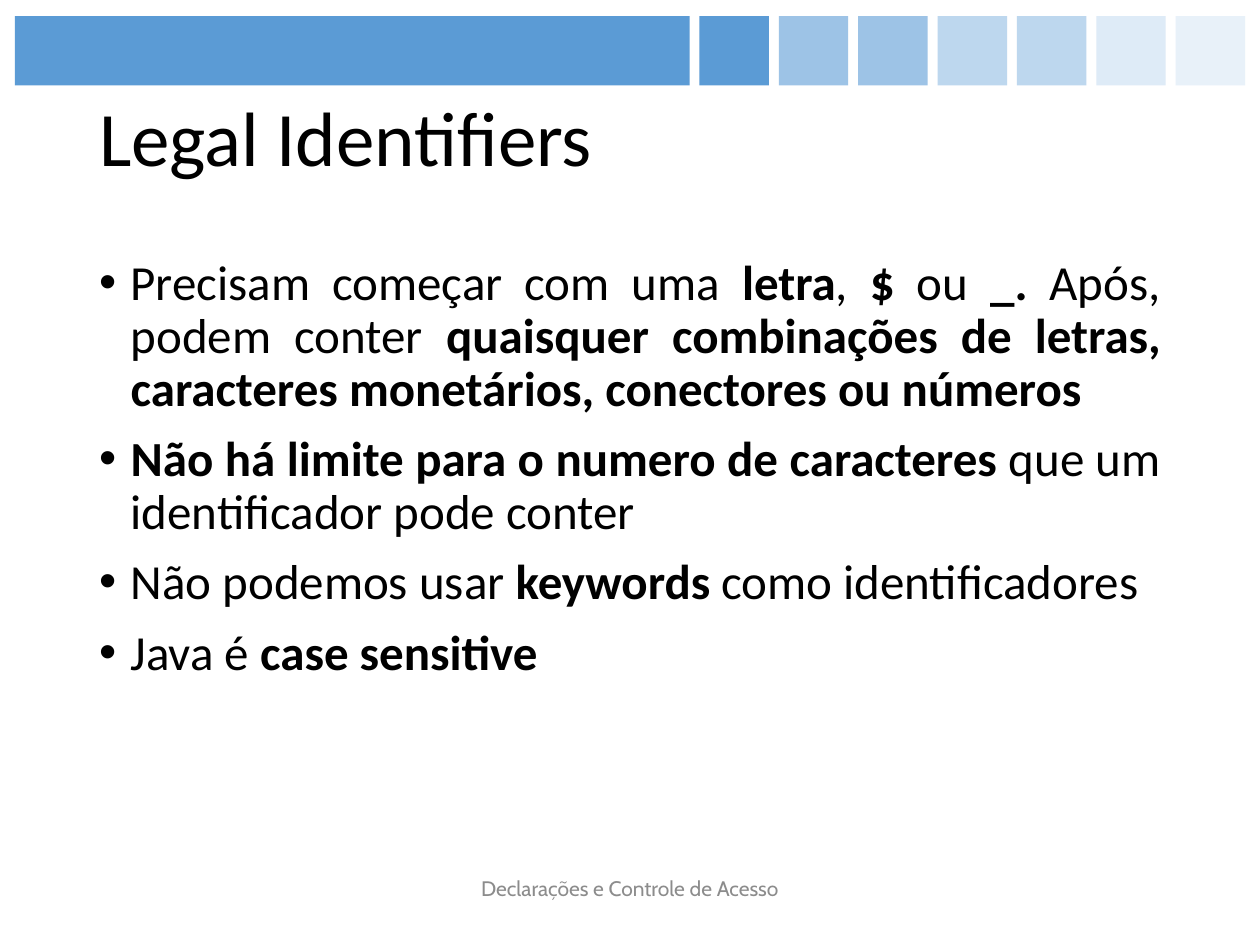
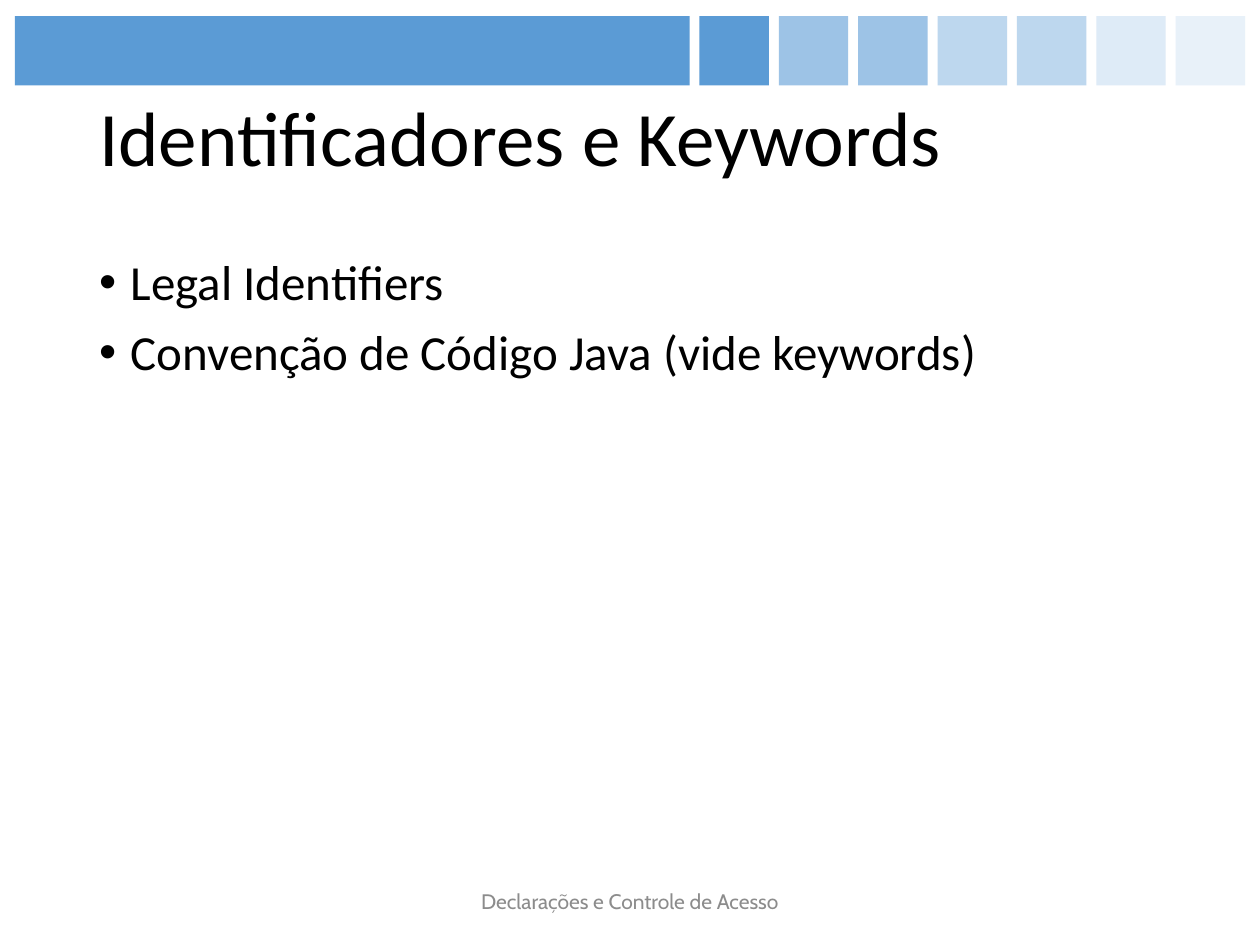
Before and after one commit to figueiredojrr/treinamentoJavaSeOcaAgosto, a slide deck: slide 7 of TreinamentoJavaSeOca/documentos/apresentação/OCA.pptx. Drawn at 1260x945 pixels with LibreOffice and Linux fonts; fonts in the diff are those of the drawing. Boxes give left, top, right and bottom in pixels: in the first picture for what was removed or moved away, otherwise in the second. Text is boxed around its words. In the diff, an @@ line names an element or a change of style, - is before the commit and + after.

```diff
--- a/TreinamentoJavaSeOca/documentos/apresentação/OCA.pptx
+++ b/TreinamentoJavaSeOca/documentos/apresentação/OCA.pptx
@@ title at box(99, 112, 941, 179): text changed @@
-Legal Identifiers
+Identificadores e Keywords
@@ text at box(131, 266, 976, 379): text changed; bold off @@
-• Precisam começar com uma letra, $ ou _. Após, podem conter quaisquer combinações de letras, caracteres monetários, conectores ou números
-• Não há limite para o numero de caracteres que um identificador pode conter
-• Não podemos usar keywords como identificadores
-• Java é case sensitive
+• Legal Identifiers
+• Convenção de Código Java (vide keywords)
@@ text "Declarações e Controle de Acesso": place and size @@
-text "Declarações e Controle de Acesso" at box(481, 880, 779, 900)
+text "Declarações e Controle de Acesso" at box(481, 893, 779, 913)
```
Also in this commit, not shown: 23 other slides changed, 5 slides added, 15 slides removed.
